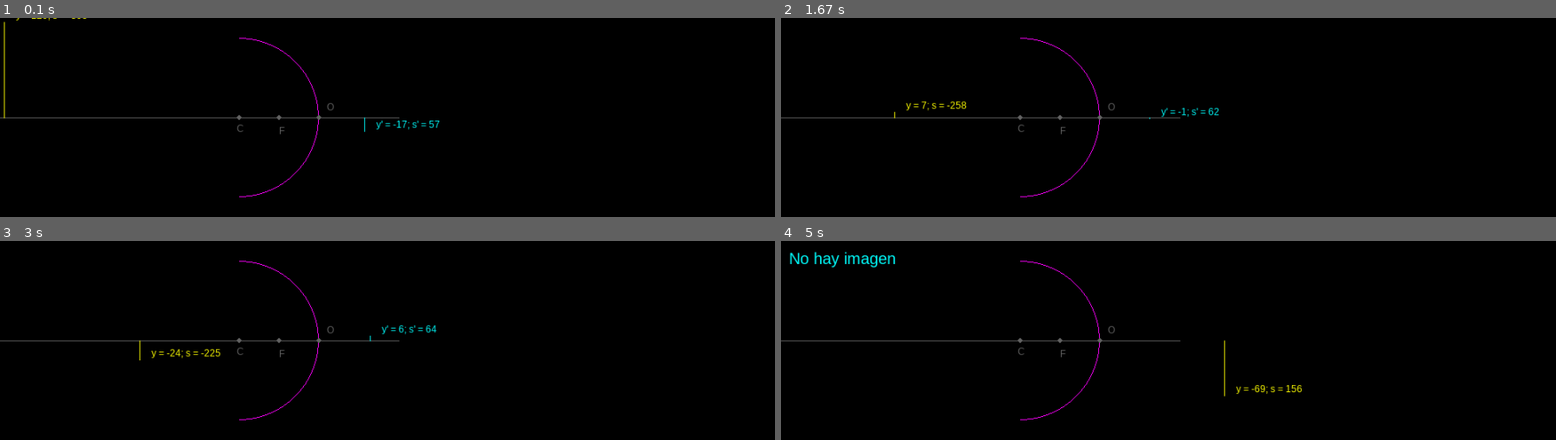
Above: before the commit, frames 1-4 (two rows, left to right).
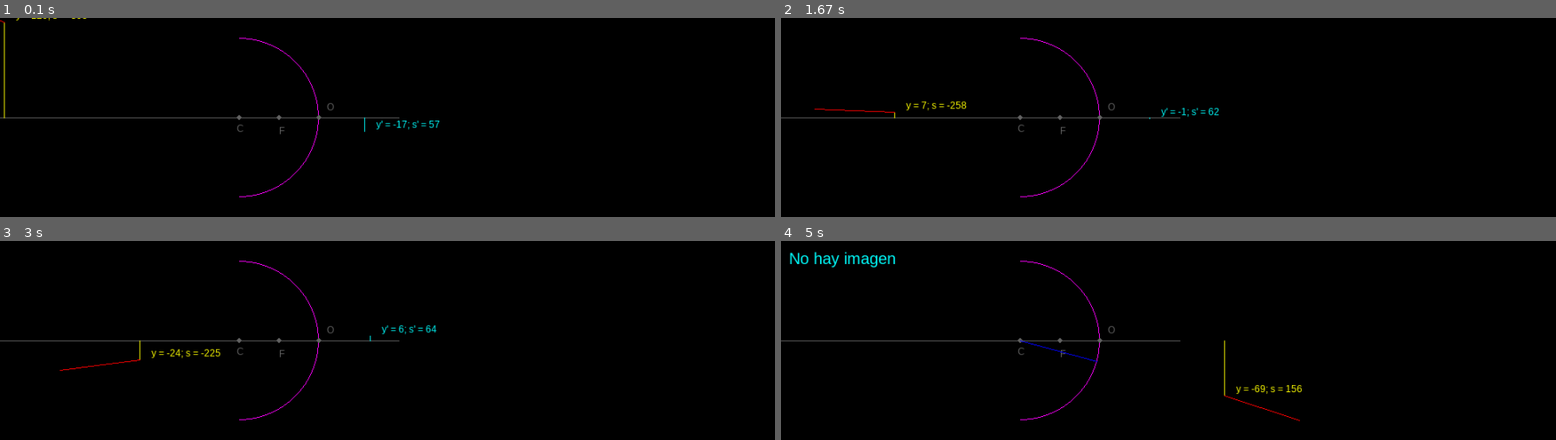
Above: after the commit, the same moments.

Repository: DarkShadow4/Python
Game: pygame game, started from Python 3/PyGame/first tests/espejo_concavo.py
The game is run twice, just before and just after one commit, with the same random seed, the same clock (stepped at 60 frames per second) and the same inputs.
Inputs (mouse positions are in pixels of both pictures, inside the frame that each line leads up to):
- Up to frame 1 (0.1 s): no input
- Up to frame 2 (1.67 s): click (1176, 117) at 0.38 s; click (1253, 161) at 0.72 s; click (1470, 187) at 1.05 s; click (897, 111) at 1.38 s
- Up to frame 3 (3 s): click (395, 364) at 1.72 s; click (286, 298) at 2.05 s; click (674, 392) at 2.38 s; click (139, 360) at 2.72 s
- Up to frame 4 (5 s): click (943, 300) at 3.05 s; click (990, 376) at 3.38 s; click (1463, 384) at 3.72 s; click (936, 414) at 4.05 s; click (928, 352) at 4.38 s; click (1222, 394) at 4.72 s

The runs differ from the first frame. In frame 1, less than 0.1% of the frame differs, in the area x 0-1%, y 0-3%; in frame 2, less than 0.1%; in frame 3, less than 0.1%; in frame 4, 0.2%, in the area x 30-67%, y 49-91%.

Commit message:
Los rayosss cohoneee

Diff:
--- a/Python 3/PyGame/first tests/espejo_concavo.py
+++ b/Python 3/PyGame/first tests/espejo_concavo.py
@@ -61,45 +61,16 @@
     # objeto
     y = O[1]-mouse_pos[1]
     s = mouse_pos[0]-O[0]
-    object_pos = (O[0]+s, O[1]-y)
+
+    object_pos = mouse_pos
     object_text = "y = {0}; s = {1}".format(y, s)
     pygame.draw.line(canvas, object_color, (O[0]+s, O[1]), object_pos) # objeto
 
     surface = object_font.render(object_text, antialias, object_color) # datos objeto
     canvas.blit(surface, (mouse_pos[0]+15, mouse_pos[1]-15))
 
-    # TODO: rayos
-    # rayos
-    # Horizontal
-    # ray1 = (255, 0, 0)
-    # pygame.draw.line(canvas, ray1, )
-    # # Hacia F
-    # ray2 = (0, 255, 0)
-    # pygame.draw.line(canvas, ray2, )
-    # Hacia C
-    ray3 = (0, 0, 255)
-    # obtengo el punto donde cortan el espejo y el rayo
-    CObj = (object_pos[0]-C[0], object_pos[1]-C[1])
-    i = False
-    for x in range(O[0]-C[0]):
-        rayo3 = (C[0]+x*CObj[0], C[1]+x*CObj[1])
-        r_y = ((r**2-(x-C[0])**2)**(1/2)) + C[1]
-
-        vec_3 = (rayo3[0].real-C[0], rayo3[1].real-C[0])
-        d3 = (vec_3[0]**2 + vec_3[1]**2)**(1/2)
-        if math.floor(d3) == r:
-            i = (x, r_y.real)
-
-    if i != False:
-        pygame.draw.line(canvas, ray3, C, object_pos)
-        pygame.draw.line(canvas, ray3, object_pos, i)
-
-    # END TODO: rayos
-
-
-
     # imagen
-    if s < 0 and ((1/f)+(1/s)) != 0:
+    if s < 0 and s != -f:
         image_font = pygame.font.SysFont("Arial", 12)
         s_i = int(1/((1/f)+(1/s)))
         y_i = int((s_i/s)*y)
@@ -117,6 +88,37 @@
         surface = image_font.render(image_text, antialias, image_color) # datos imagen
         canvas.blit(surface, image_pos)
 
+    # TODO: rayos
+    # rayos
+    FObj = (object_pos[0]-F[0], object_pos[1]-F[1])
+    CObj = (object_pos[0]-C[0], object_pos[1]-C[1])
+
+    # Horizontal
+    ray1 = (255, 0, 0)
+    rayo1 = (object_pos[0]+FObj[0]*(r/((FObj[0])**2+(FObj[1])**2)**(1/2)), object_pos[1]+FObj[1]*(r/((FObj[0])**2+(FObj[1])**2)**(1/2)))
+    pygame.draw.line(canvas, ray1, object_pos, rayo1)
+    # pygame.draw.line(canvas, ray1, F, rayo1) # la reflexion del rayo 1
+
+    # Hacia F
+    # ray2 = (0, 255, 0)
+    # rayo2 = (F[0]+FObj[0]*(r/((FObj[0])**2+(FObj[1])**2)**(1/2)), F[1]+FObj[1]*(r/((FObj[0])**2+(FObj[1])**2)**(1/2)))
+    # pygame.draw.line(canvas, ray2, F, rayo2)
+    # pygame.draw.line(canvas, ray2, (object_pos[0], rayo2[1]), rayo2) # la reflexion del rayo 2
+
+    # Hacia C
+    ray3 = (0, 0, 255)
+    # obtengo el punto donde cortan el espejo y el rayo
+    rayo3 = (C[0]+CObj[0]*(r/((CObj[0])**2+(CObj[1])**2)**(1/2)), C[1]+CObj[1]*(r/((CObj[0])**2+(CObj[1])**2)**(1/2)))
+    if rayo3[0] > C[0]:
+        pygame.draw.line(canvas, ray3, C, rayo3)
+
+
+    # END TODO: rayos
+
+
+
+
+
     for event in pygame.event.get():
         if event.type == pygame.KEYDOWN:
             if event.key == pygame.K_q:
